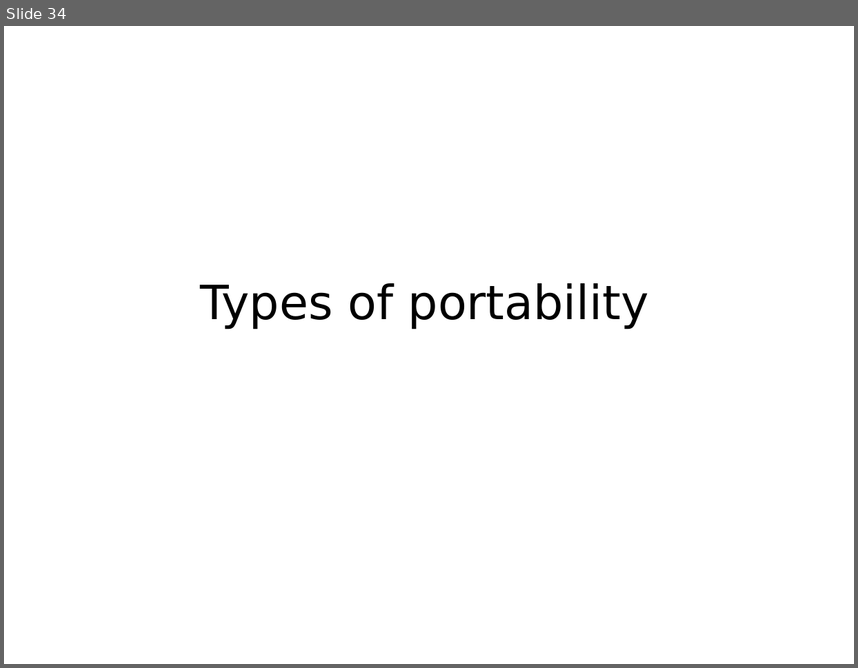
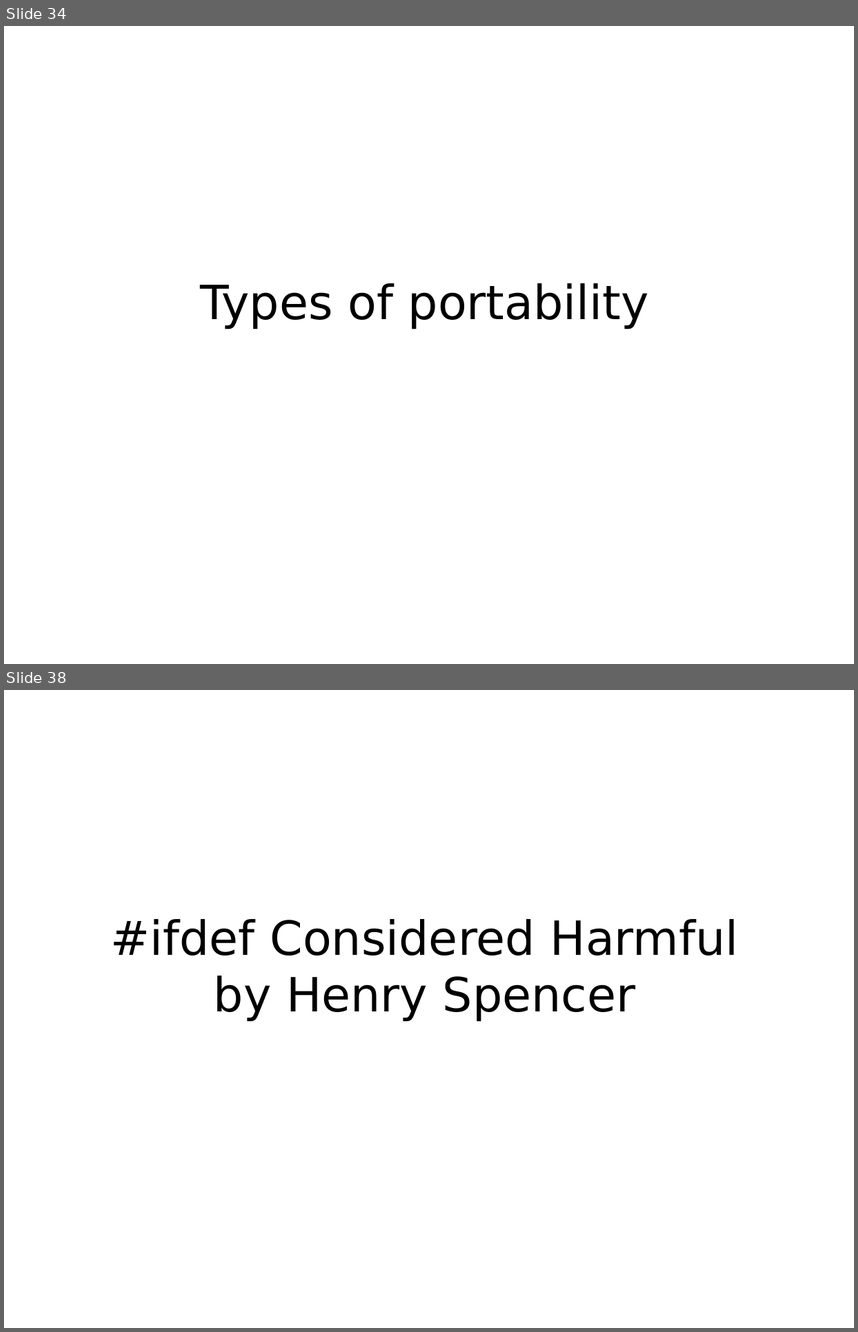
Before and after one commit to mkohler/embedded_python_presentation, a slide deck: embedded_python.odp. Shown one above the other, each under a label of ours: slide 34 before the commit, slides 34 and 38 after it; the slides between them are not shown. The pictures are 858x668 and 858x1332 pixels, drawn with LibreOffice and Linux fonts; fonts in the diff are those of the drawing. Boxes give left, top, right and bottom in pixels: in the first picture for what was removed or moved away, otherwise in the second. Text is boxed around its words. In the diff, an @@ line names an element or a change of style, - is before the commit and + after.

Commit message:
Added ifdef

```diff
--- a/embedded_python.odp
+++ b/embedded_python.odp
@@ slide 38 added at bbox=[4, 690, 854, 1328], background #FFFFFF @@
@@ title added at bbox=[110, 919, 739, 1021], 44 pt, text #000000 @@
+#ifdef Considered Harmful
+by Henry Spencer
```
Also in this commit, not shown: 3 other slides added, 1 other file.
